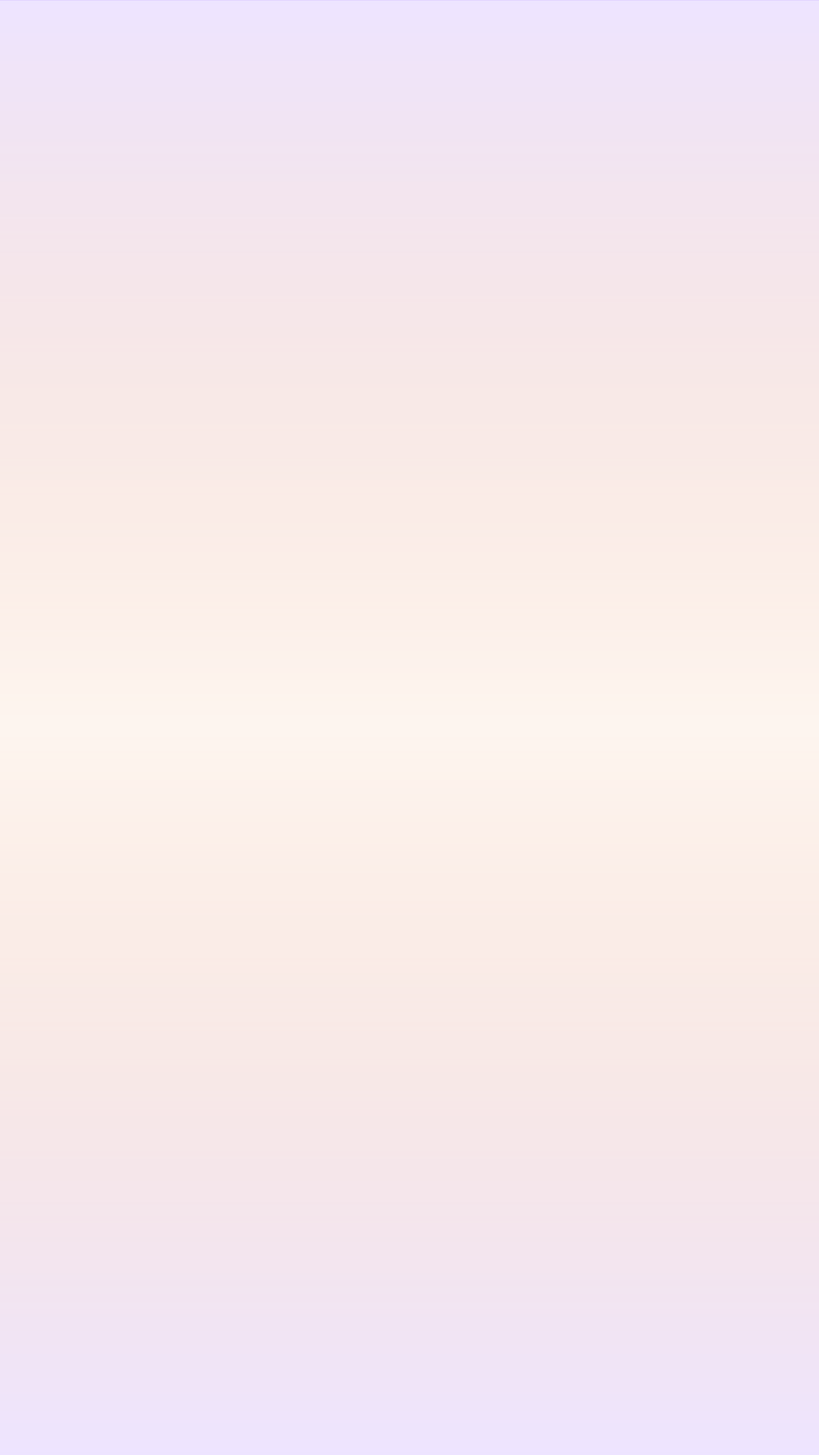
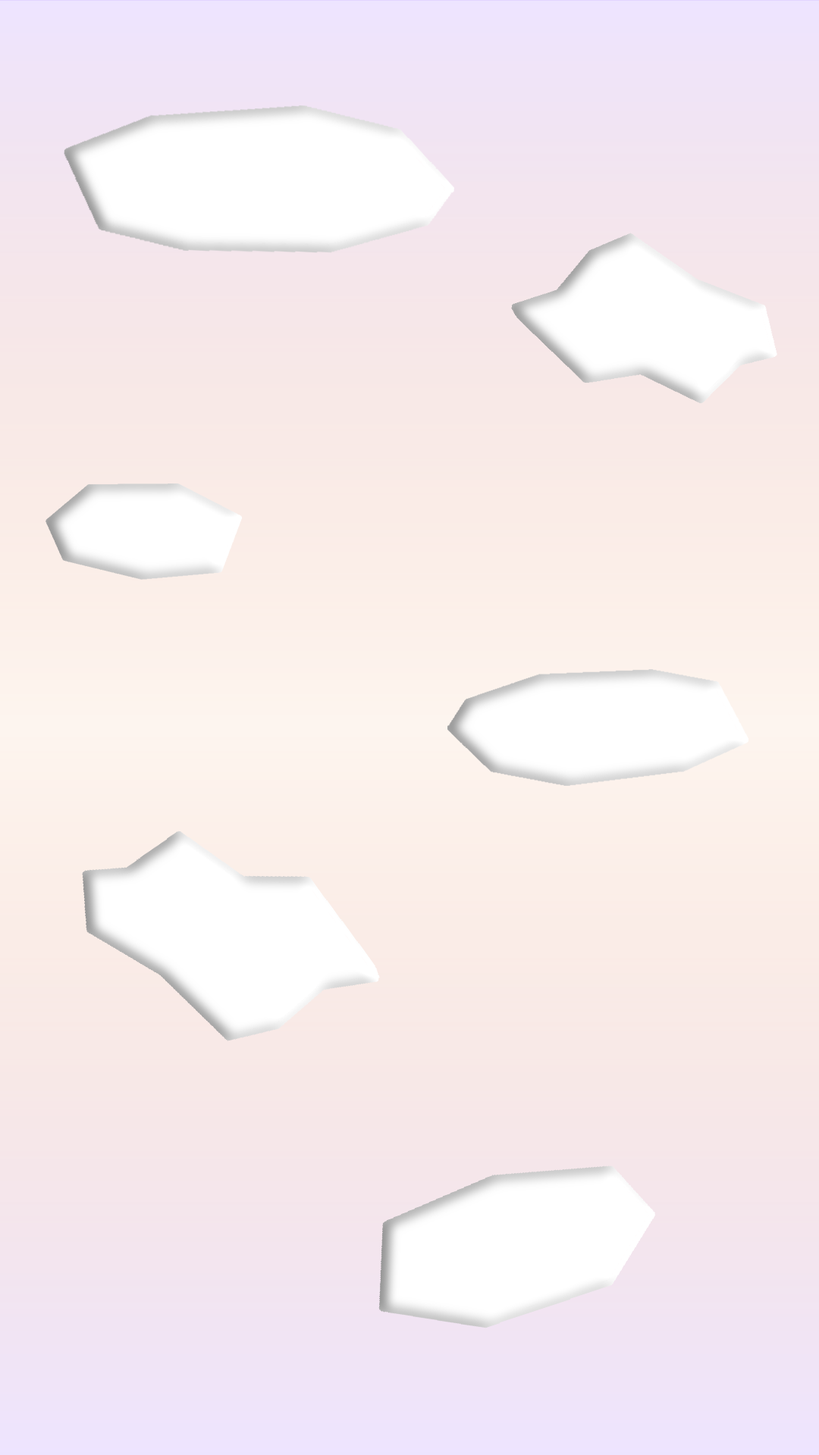
The second 819x1455 image is a revision of the first. Changes to its layers:
added group "Group 2" with 8 layers over [45, 105, 777, 1329]
added group "Group 1" with 6 layers in group "Group 2" over [45, 105, 777, 1329]
added layer "Cloud3 copy" in group "Group 1" over [378, 1165, 655, 1329]
added layer "Cloud3" in group "Group 1" over [45, 483, 242, 580]
added layer "Cloud2 copy" in group "Group 1" over [510, 232, 777, 404]
added layer "Cloud2" in group "Group 1" over [81, 830, 380, 1042]
added layer "Cloud1 copy" in group "Group 1" over [63, 105, 455, 254]
added layer "Cloud1" in group "Group 1" over [447, 669, 749, 787]
moved "Layer 0" into group "Group 2" over [45, 105, 777, 1329]
